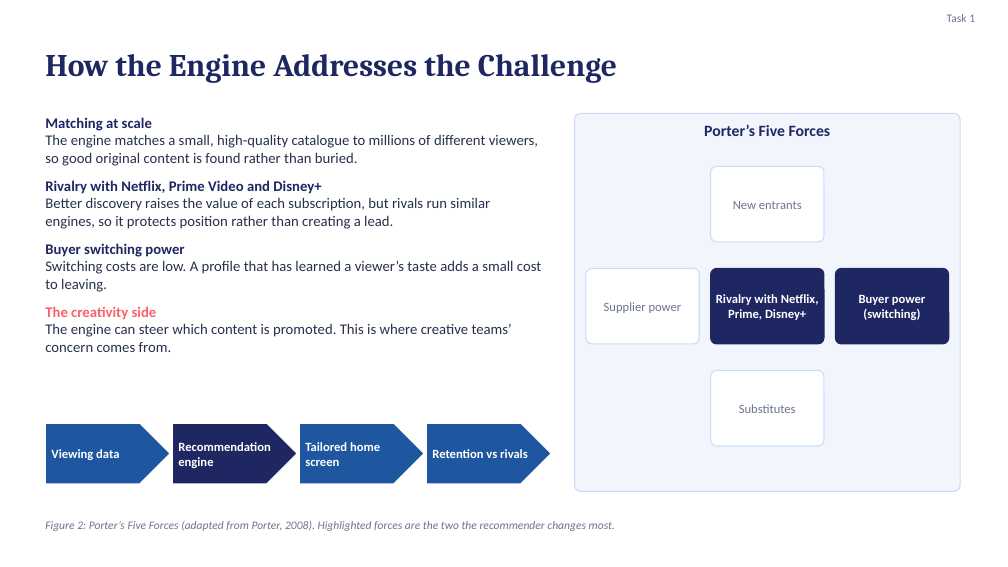
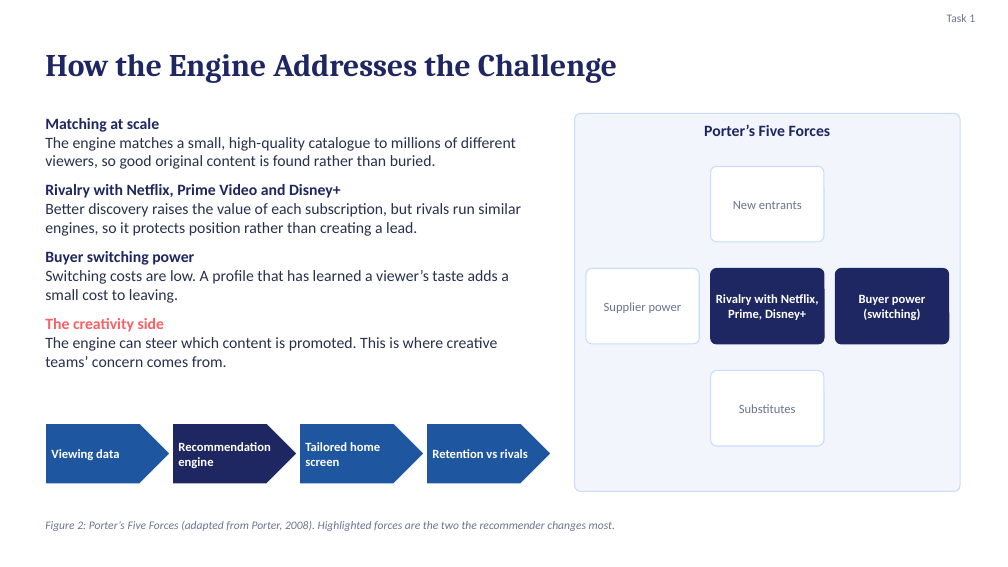
Before and after one commit to karanrg22-svg/skill, a slide deck: slide 4 of Earning-the-Signal_revised.pptx. Drawn at 1008x567 pixels with LibreOffice and Linux fonts; fonts in the diff are those of the drawing. Boxes give left, top, right and bottom in pixels: in the first picture for what was removed or moved away, otherwise in the second. Text is boxed around its words. In the diff, an @@ line names an element or a change of style, - is before the commit and + after.

```diff
--- a/Earning-the-Signal_revised.pptx
+++ b/Earning-the-Signal_revised.pptx
@@ text "Matching at scale" at (45, 118, 521, 367): size 14 to 15 pt @@
```
Also in this commit, not shown: 3 other slides changed.
